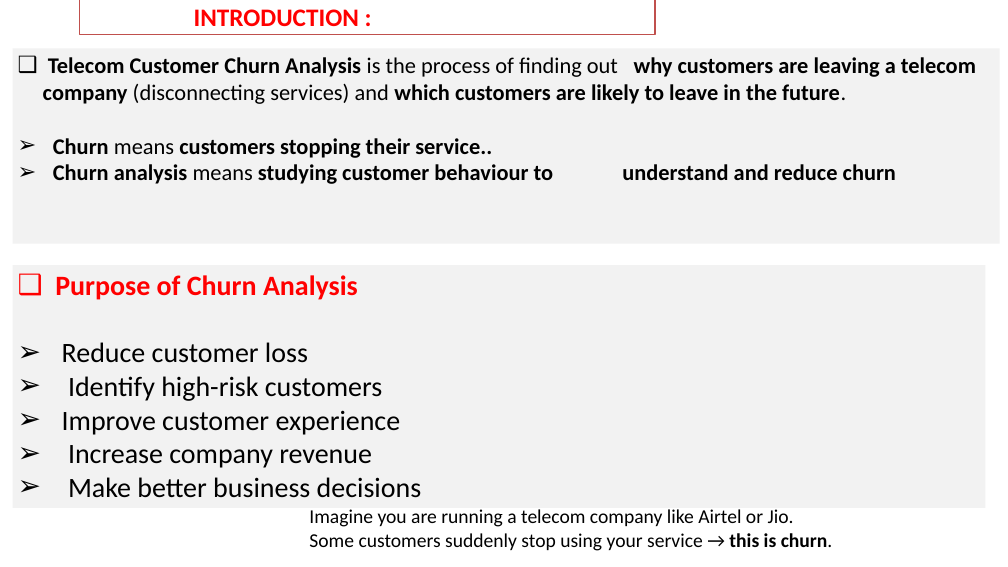
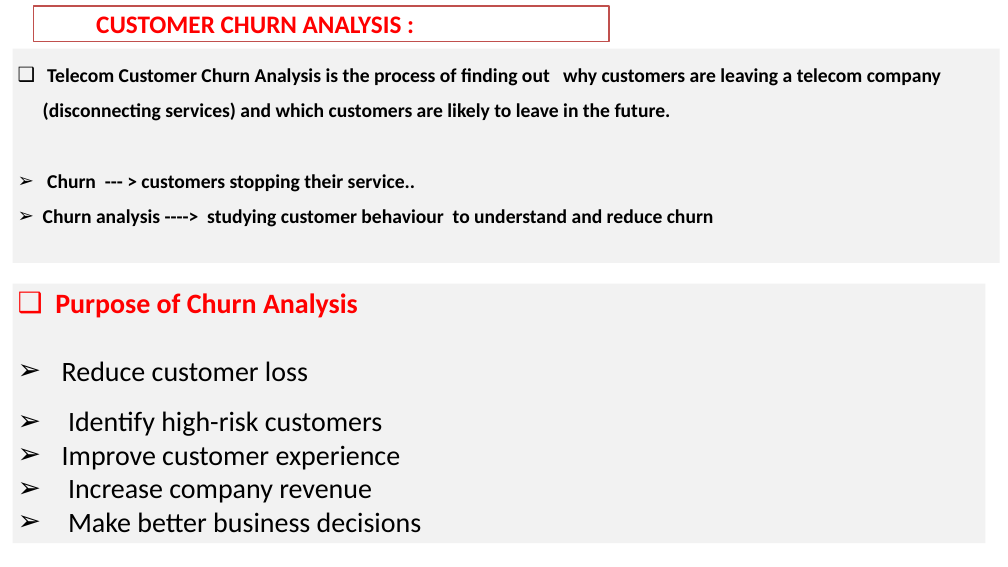
Before and after one commit to yuvaraju0200/telecom-customer-churn-analysis, a slide deck: slide 3 of Red and Green Modern Customer Support Presentation (1).pptx. Drawn at 1008x567 pixels with LibreOffice and Linux fonts; fonts in the diff are those of the drawing. Boxes give left, top, right and bottom in pixels: in the first picture for what was removed or moved away, otherwise in the second. Text is boxed around its words. In the diff, an @@ line names an element or a change of style, - is before the commit and + after.

```diff
--- a/Red and Green Modern Customer Support Presentation (1).pptx
+++ b/Red and Green Modern Customer Support Presentation (1).pptx
@@ rectangle "CUSTOMER CHURN ANALYSIS :": place and size @@
-rectangle "CUSTOMER CHURN ANALYSIS :" at bbox=[80, 0, 655, 35]
+rectangle "CUSTOMER CHURN ANALYSIS :" at bbox=[34, 6, 609, 42]
@@ text in rectangle at bbox=[96, 16, 402, 34]: text changed @@
-INTRODUCTION :
+CUSTOMER CHURN ANALYSIS :
@@ rectangle "Telecom Customer Churn Analysis is ...": place and size @@
-rectangle "Telecom Customer Churn Analysis is ..." at bbox=[13, 48, 999, 243]
+rectangle "Telecom Customer Churn Analysis is ..." at bbox=[13, 48, 999, 263]
@@ text in rectangle at bbox=[43, 68, 941, 121]: size 32 to 28 pt in "Telecom Customer Churn Analysis is the process ..."; bold on in "is the process of finding out (disconnecting ..."; line spacing 1 to 1.5 @@
@@ text in rectangle at bbox=[43, 174, 714, 227]: text changed; size 32 to 28 pt @@
-➢ Churn means customers stopping their service..
-➢ Churn analysis means studying customer behaviour to understand and reduce churn
+➢ Churn --- > customers stopping their service..
+➢ Churn analysis ----> studying customer behaviour to understand and reduce churn
@@ rectangle "Purpose of Churn Analysis": place and size @@
-rectangle "Purpose of Churn Analysis" at bbox=[13, 265, 985, 508]
+rectangle "Purpose of Churn Analysis" at bbox=[13, 283, 985, 543]
@@ text in rectangle at bbox=[68, 411, 382, 436]: line spacing 1 to 1.5 @@
@@ text removed at bbox=[309, 509, 833, 551] @@
-Imagine you are running a telecom company like Airtel or Jio.
-Some customers suddenly stop using your service → this is churn.
```
Also in this commit, not shown: 8 other slides changed, 4 slides added, 5 slides removed.
